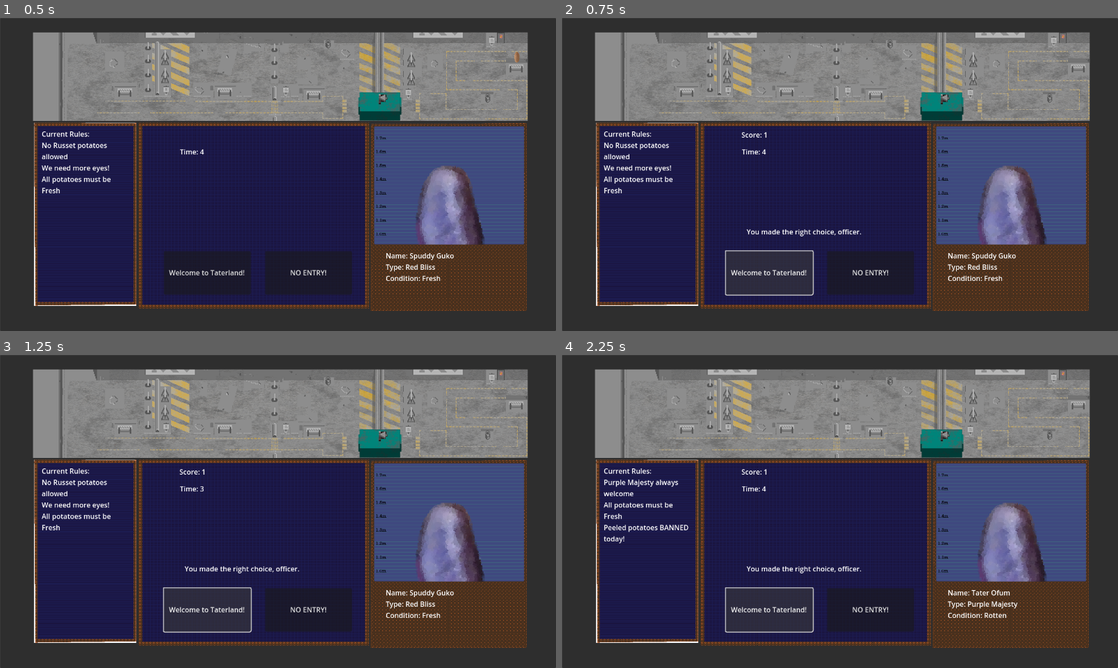
Above: before the commit, frames 1-4 (two rows, left to right).
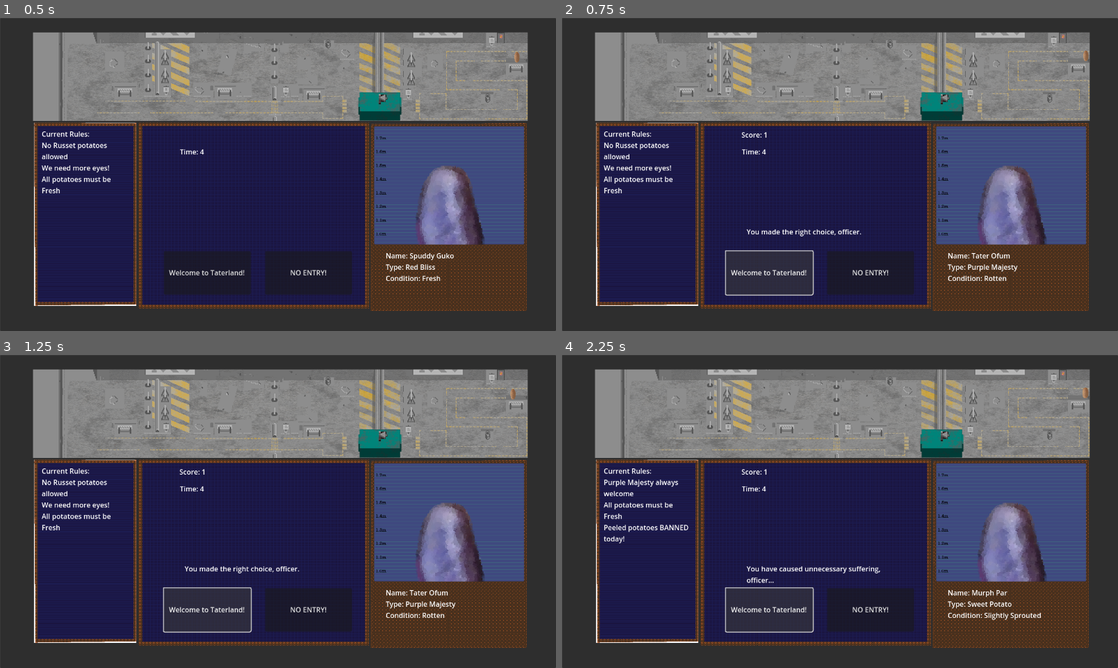
Above: after the commit, the same moments.

Repository: Lost-Rabbit-Digital/SpudCustoms
Game: Godot game, scene res://mainGame.tscn
The game is run twice, just before and just after one commit, with the same random seed, the same clock (stepped at 60 frames per second) and the same inputs.
Inputs:
- Up to frame 1 (0.5 s): no input
- Up to frame 2 (0.75 s): click "Welcome to Taterland!" at 0.5 s
- Up to frame 3 (1.25 s): no input
- Up to frame 4 (2.25 s): click "NO ENTRY!" at 1.25 s; click "Welcome to Taterland!" at 2 s

Frame 1 is identical in both runs. In frame 2, 0.3% of the frame differs, in the area x 73-95%, y 10-84%; in frame 3, 0.3%; in frame 4, 0.6%, in the area x 33-95%, y 10-85%.

Commit message:
Changing potato info to travel with the potato as a dictionary

Diff:
--- a/PotatoPerson.gd
+++ b/PotatoPerson.gd
@@ -2,6 +2,7 @@
 
 var current_point: int = 0
 var target_point: int = 0
+var potato_info: Dictionary = {}
 
 func move_toward(target: Vector2, speed: float):
 	position = position.move_toward(target, speed)
--- a/QueueManager.gd
+++ b/QueueManager.gd
@@ -3,7 +3,7 @@
 var PotatoPerson = preload("res://PotatoPerson.tscn")
 var path: Path2D
 var curve: Curve2D
-var max_potatoes: int = 20
+var max_potatoes: int = 10
 var potatoes: Array = []
 var spawn_point: Vector2
 
@@ -14,7 +14,7 @@
 	spawn_point = curve.get_point_position(0)
 	print("Path loaded, spawn point set to: ", spawn_point)
 
-func add_potato():
+func add_potato(potato_info: Dictionary):
 	if potatoes.size() >= max_potatoes:
 		print("Maximum number of potatoes reached")
 		return
@@ -24,16 +24,22 @@
 	potato.position = spawn_point
 	potato.current_point = 0
 	potato.target_point = 0
+	potato.potato_info = potato_info
 	potatoes.push_front(potato)
 	print("Potato added. Total potatoes: ", potatoes.size())
+	print("Added potato info: ", potato_info)
 	update_positions()
 
-func remove_potato():
+func remove_potato() -> Dictionary:
 	if potatoes.size() > 0:
 		var potato = potatoes.pop_back()
+		var info = potato.potato_info
 		potato.queue_free()
 		print("Potato removed. Total potatoes: ", potatoes.size())
+		print("Removed potato info: ", info)
 		update_positions()
+		return info
+	return {}
 
 func update_positions():
 	var point_count = curve.get_point_count()
@@ -62,7 +68,17 @@
 			var target_pos = curve.get_point_position(potato.target_point)
 			potato.position = potato.position.move_toward(target_pos, delta * 50)
 
+func get_front_potato_info() -> Dictionary:
+	if potatoes.size() > 0:
+		return potatoes.back().potato_info
+	return {}
+
 func debug_add_potatoes(count: int):
 	for i in range(count):
-		add_potato()
+		var info = {
+			"name": "Debug Potato " + str(i),
+			"type": "Debug Type",
+			"condition": "Fresh"
+		}
+		add_potato(info)
 	print("Debug: Added ", count, " potatoes")
--- a/mainGame.gd
+++ b/mainGame.gd
@@ -23,19 +23,18 @@
 func update_rules_display():
 	$"Label (RulesLabel)".text = "Current Rules:\n" + "\n".join(current_rules)
 
-func is_potato_valid(potato):
+func is_potato_valid(potato_info: Dictionary) -> bool:
 	for rule in current_rules:
-		if rule == "Purple Majesty always welcome" and potato.type == "Purple Majesty":
+		if rule == "Purple Majesty always welcome" and potato_info.type == "Purple Majesty":
 			return true
-		elif rule == "We need more eyes!" and potato.condition == "Extra Eyes":
+		elif rule == "We need more eyes!" and potato_info.condition == "Extra Eyes":
 			return true
-		elif rule == "No Russet potatoes allowed" and potato.type == "Russet":
+		elif rule == "No Russet potatoes allowed" and potato_info.type == "Russet":
 			return false
-		elif rule == "All potatoes must be Fresh" and potato.condition != "Fresh":
+		elif rule == "All potatoes must be Fresh" and potato_info.condition != "Fresh":
 			return false
-		elif rule == "Peeled potatoes BANNED today!" and potato.condition == "Peeled":
+		elif rule == "Peeled potatoes BANNED today!" and potato_info.condition == "Peeled":
 			return false
-
 	return true
 
 func _ready():
@@ -53,10 +52,17 @@
 	$"Label (TimeLabel)".text = "Time: " + str(int($Timer.time_left))
 
 func new_potato():
-	current_potato = generate_potato()
-	$"Label (PotatoInfo)".text = current_potato.description
+	var potato_info = {
+		"name": get_random_name(),
+		"type": get_random_type(),
+		"condition": get_random_condition(),
+	}
+	queue_manager.add_potato(potato_info)
+	update_potato_info_display(potato_info)
 	$Timer.start(time_left)
-	queue_manager.add_potato()
+
+func update_potato_info_display(potato_info: Dictionary):
+	$"Label (PotatoInfo)".text = "Name: %s\nType: %s\nCondition: %s" % [potato_info.name, potato_info.type, potato_info.condition]
 
 func generate_potato():
 	# Generate random potato characteristics
@@ -111,17 +117,25 @@
 	process_decision(false)
 
 func process_decision(allowed):
-	var correct_decision = is_potato_valid(current_potato)
+	var potato_info = queue_manager.remove_potato()
+	var correct_decision = is_potato_valid(potato_info)
+
 	if (allowed and correct_decision) or (!allowed and !correct_decision):
 		score += 1
 		$"Label (JudgementInfo)".text = "You made the right choice, officer."
 	else:
 		$"Label (JudgementInfo)".text = "You have caused unnecessary suffering, officer..."
 		score -= 1
+
 	$"Label (ScoreLabel)".text = "Score: " + str(score)
-	queue_manager.remove_potato()
+	new_potato()
+
 	if randi() % 5 == 0:  # 20% chance to change rules
 		generate_rules()
+
+func peek_front_potato():
+	var front_potato_info = queue_manager.get_front_potato_info()
+	# Use front_potato_info as needed
 
 func _on_timer_timeout():
 	# Player ran out of time, count as wrong decision
Not shown, added: export_presets.cfg
